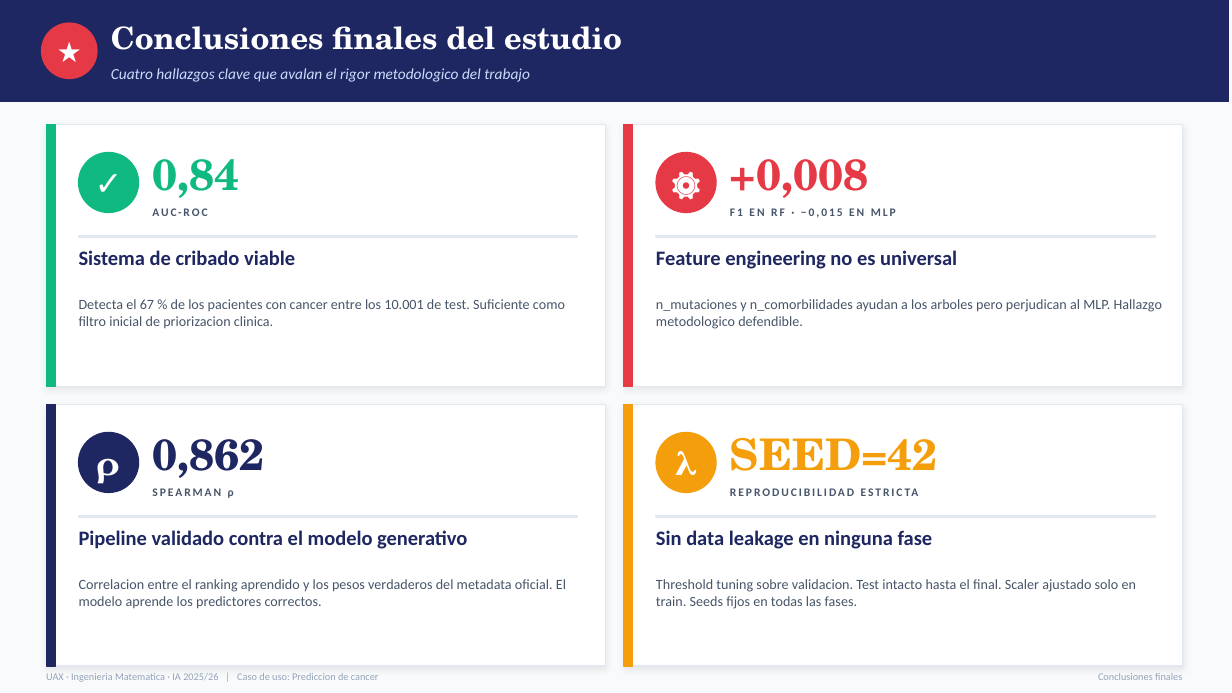
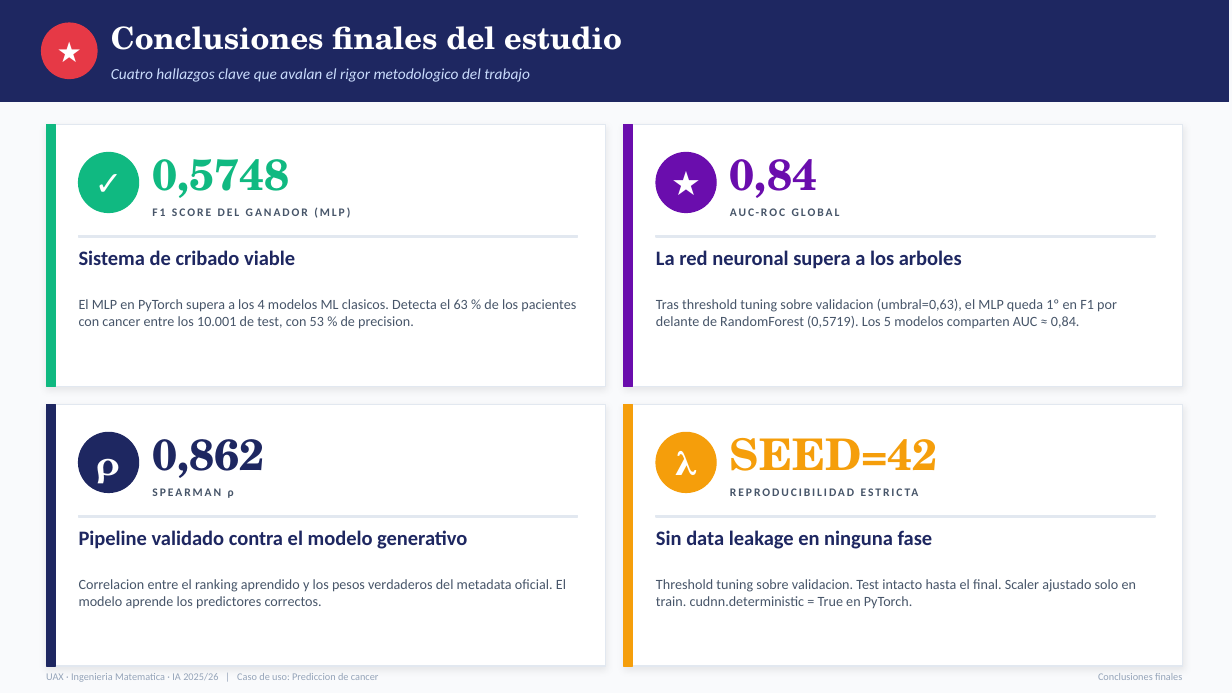
Before and after one commit to judithsalas/cancer-prediction-pipeline, a slide deck: slide 7 of Entregable_5_diapositivas.pptx. Drawn at 1232x693 pixels with LibreOffice and Linux fonts; fonts in the diff are those of the drawing. Boxes give left, top, right and bottom in pixels: in the first picture for what was removed or moved away, otherwise in the second. Text is boxed around its words. In the diff, an @@ line names an element or a change of style, - is before the commit and + after.

```diff
--- a/Entregable_5_diapositivas.pptx
+++ b/Entregable_5_diapositivas.pptx
@@ rectangle at [624,125,633,386]: fill #E63946 to #6A0DAD; outline #E63946 1 pt to #6A0DAD 1 pt @@
@@ text at [152,159,289,198]: text changed @@
-0,84
+0,5748
@@ text at [656,152,716,213]: text changed @@
-⚙
+★
@@ ellipse at [656,152,716,213]: fill #E63946 to #6A0DAD; outline #E63946 1 pt to #6A0DAD 1 pt @@
@@ text at [730,159,817,198]: text changed; text colour #E63946 to #6A0DAD @@
-+0,008
+0,84
@@ text at [152,207,350,218]: text changed @@
-AUC-ROC
+F1 SCORE DEL GANADOR (MLP)
@@ text at [730,208,896,218]: text changed @@
-F1 EN RF · −0,015 EN MLP
+AUC-ROC GLOBAL
@@ text at [656,250,962,269]: text changed @@
-Feature engineering no es universal
+La red neuronal supera a los arboles
@@ text at [79,299,576,329]: text changed @@
-Detecta el 67 % de los pacientes con cancer entre los 10.001 de test. Suficiente como filtro inicial de priorizacion clinica.
+El MLP en PyTorch supera a los 4 modelos ML clasicos. Detecta el 63 % de los pacientes con cancer entre los 10.001 de test, con 53 % de precision.
@@ text at [656,299,1117,328]: text changed @@
-n_mutaciones y n_comorbilidades ayudan a los arboles pero perjudican al MLP. Hallazgo metodologico defendible.
+Tras threshold tuning sobre validacion (umbral=0,63), el MLP queda 1º en F1 por delante de RandomForest (0,5719). Los 5 modelos comparten AUC ≈ 0,84.
@@ text at [656,579,1136,608]: text changed @@
-Threshold tuning sobre validacion. Test intacto hasta el final. Scaler ajustado solo en train. Seeds fijos en todas las fases.
+Threshold tuning sobre validacion. Test intacto hasta el final. Scaler ajustado solo en train. cudnn.deterministic = True en PyTorch.
```
Also in this commit, not shown: 4 other slides changed, 20 other files.
